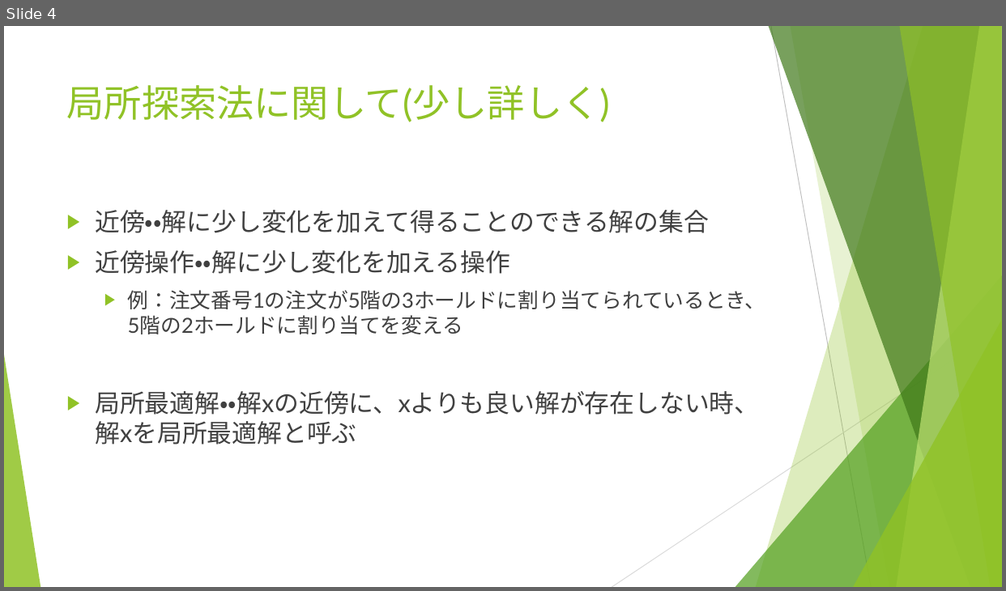
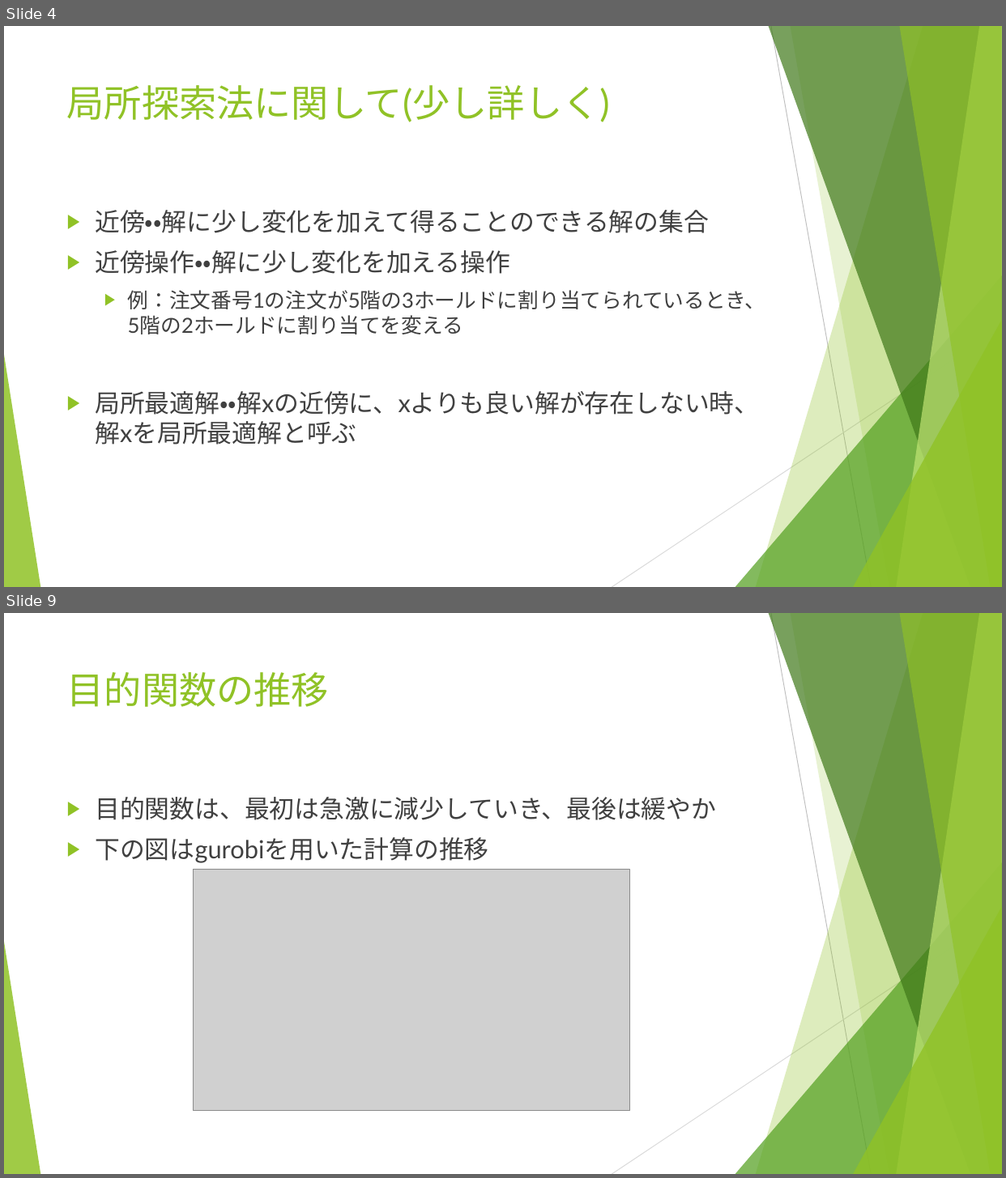
Before and after one commit to r-kurosu/kline_new, a slide deck: 11_30_共有資料.pptx. Shown one above the other, each under a label of ours: slide 4 before the commit, slides 4 and 9 after it; the slides between them are not shown. The pictures are 1006x591 and 1006x1178 pixels, drawn with LibreOffice and Linux fonts; fonts in the diff are those of the drawing; grey boxes stand for pictures. Boxes give left, top, right and bottom in pixels: in the first picture for what was removed or moved away, otherwise in the second. Text is boxed around its words. In the diff, an @@ line names an element or a change of style, - is before the commit and + after.

Commit message:
gurobiの目的関数の推移を図にして載せた

```diff
--- a/11_30_共有資料.pptx
+++ b/11_30_共有資料.pptx
@@ slide 9 added at (4,613,1002,1174), background #FFFFFF; not listed: 10 template elements that a slide beside it also shows @@
@@ title added at (67,672,329,707), 36 pt, text #90C226 @@
+目的関数の推移
@@ text added at (95,797,716,863), 24 pt, text #404040 @@
+▶ 目的関数は、最初は急激に減少していき、最後は緩やか
+▶ 下の図はgurobiを用いた計算の推移
@@ picture added at (194,869,630,1111) @@
```
Also in this commit, not shown: 1 slide changed, 3 other slides added.
